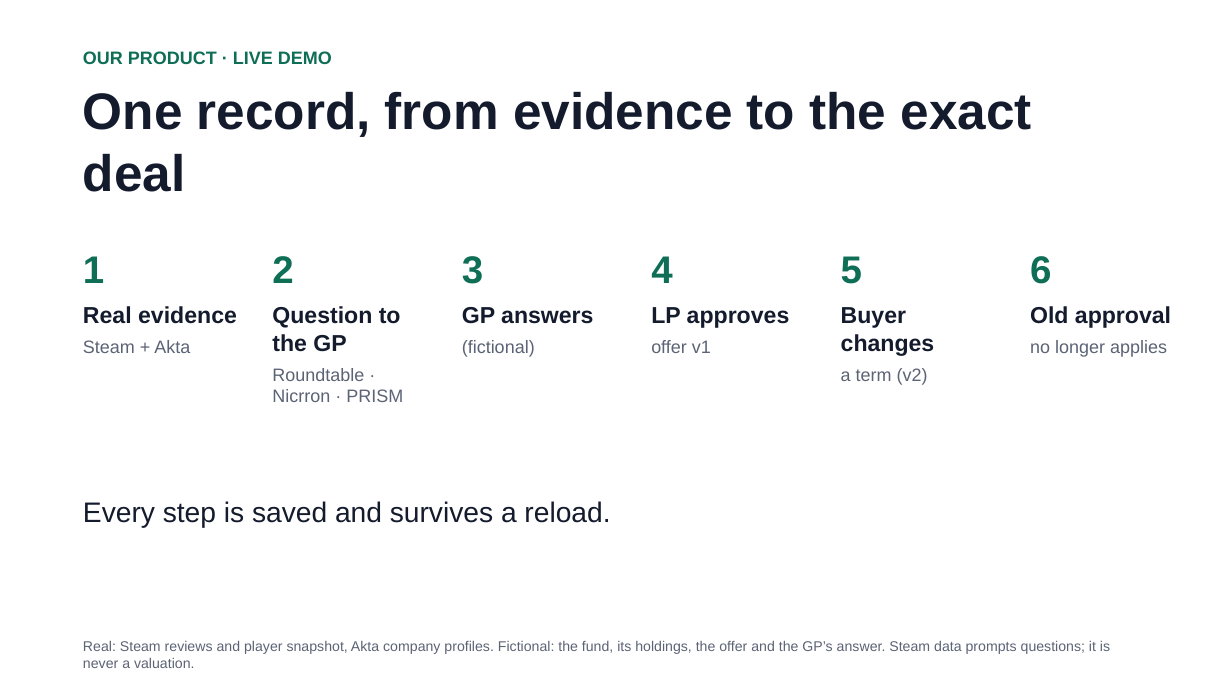
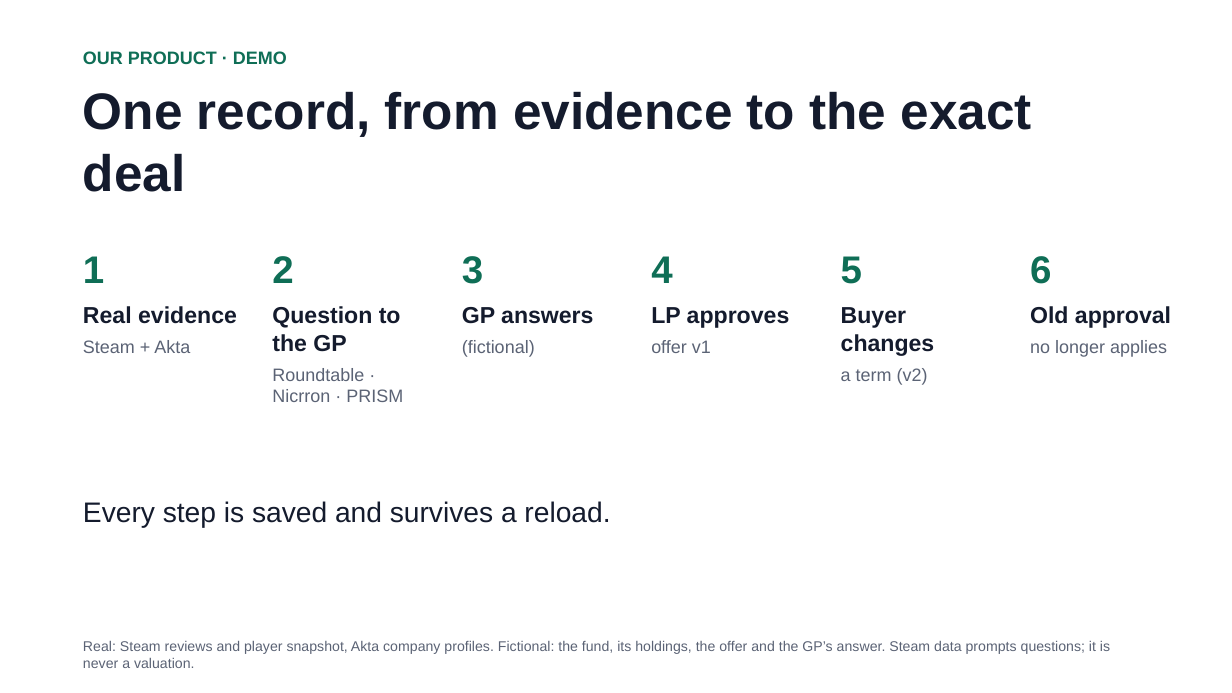
Before and after one commit to LaiderBrainTrust/Second_Look, a slide deck: slide 4 of docs/presentation/second-look-pitch.pptx. Drawn at 1232x693 pixels with LibreOffice and Linux fonts; fonts in the diff are those of the drawing. Boxes give left, top, right and bottom in pixels: in the first picture for what was removed or moved away, otherwise in the second. Text is boxed around its words. In the diff, an @@ line names an element or a change of style, - is before the commit and + after.

```diff
--- a/docs/presentation/second-look-pitch.pptx
+++ b/docs/presentation/second-look-pitch.pptx
@@ text at bbox=[83, 51, 287, 64]: text changed @@
-OUR PRODUCT · LIVE DEMO
+OUR PRODUCT · DEMO
```
Also in this commit, not shown: 2 other slides changed, 1 other file.
